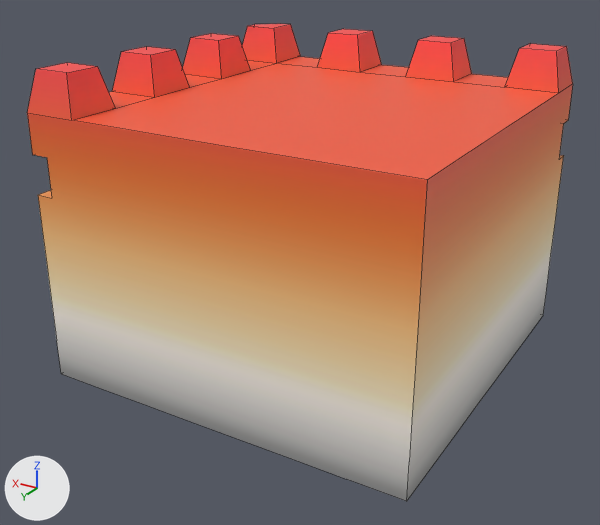
Renders of the FBX model Assets/Models/TileSets/Tileset 1/sFort1.001.fbx from each side of a commit.
Both versions are drawn from a 50 mm camera at (-1.03, 1.817, 0.894) aimed at (0.016, 0.074, 0.022). Arrows for +X, +Y and +Z are at lower left; the lights stay in place. Mesh edges are drawn as thin lines. Where no turn or scale is listed for an object, it has been applied to the vertices.

In view in the first picture: 'sFort1.001'.
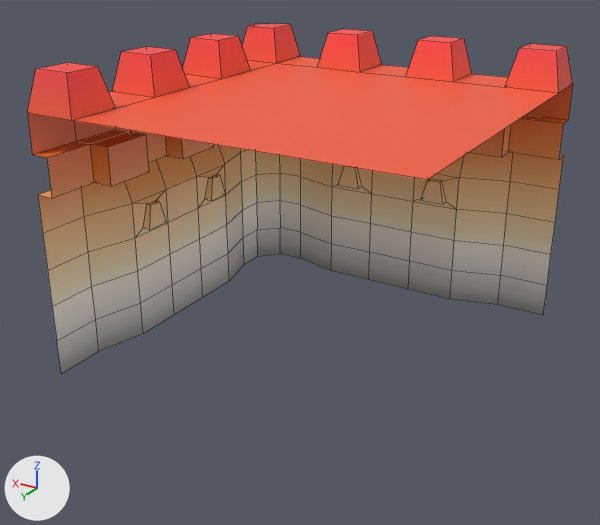
Boxes [x1, y1, x2, y2] around the edits, measured in the pictures (600 x 525 px):
'sFort1.001', reshaped (27% shorter)
    before: [27, 24, 573, 501]
    after: [27, 24, 573, 374]
part 1 of me_cube_062, deleted
    before: [27, 84, 573, 501]

Edits to the bpy script that builds the scene:
```text
Change me_cube_062:
    used by ob_sfort1_001; location = (0.0, 0.0, 0.0)
    remove me_cube_062.from_pydata(...)  # 288 vertices, 237 faces; spans x -0.5..0.5, y -0.5..0.5, z -0.25..0.55
    add me_cube_062.from_pydata(...)  # 269 vertices, 234 faces; spans x -0.5..0.5, y -0.5..0.5, z -0.25..0.55
    me_cube_062 part 1
    19 vertices are removed from x -0.5..0.357, y -0.357..0.5, z -0.25..0.35
    3 faces are deleted
```
